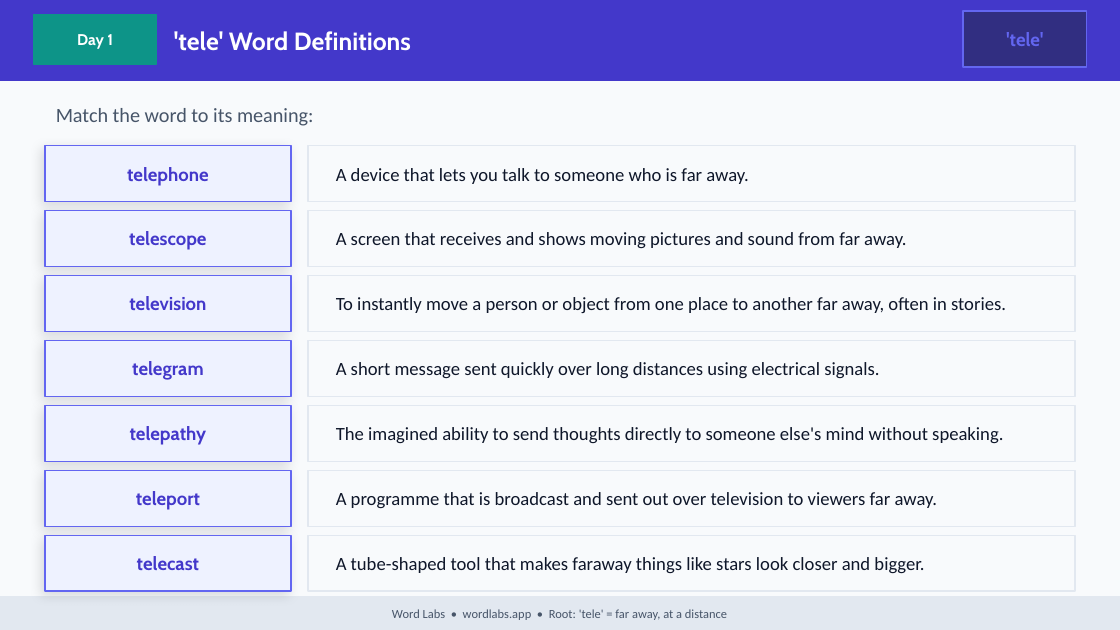
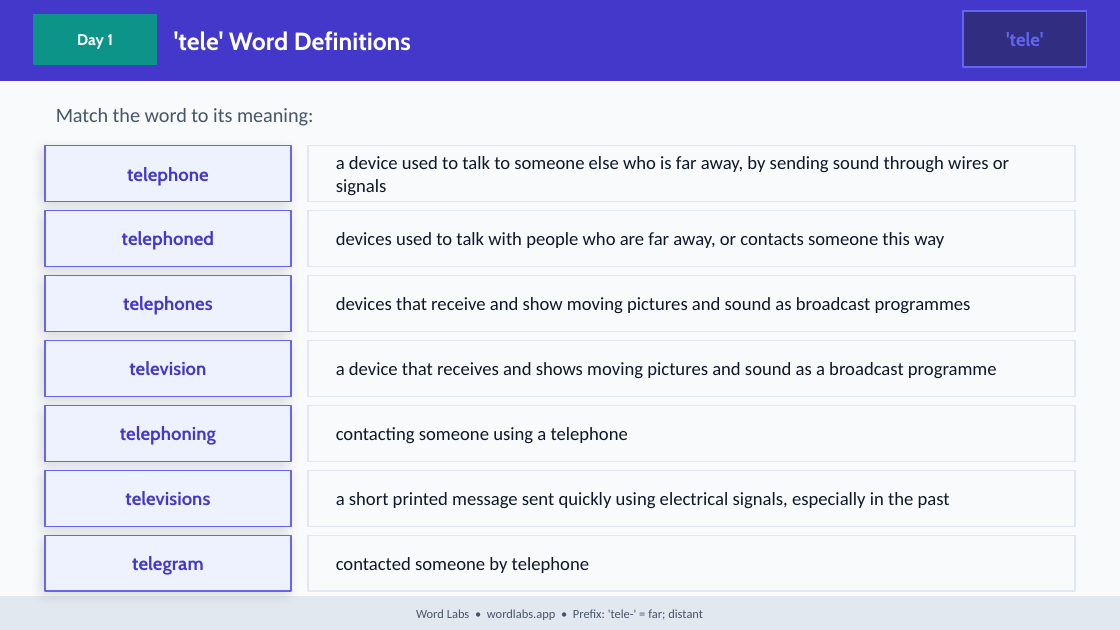
Before and after one commit to NickD135/morphology-builder, a slide deck: slide 8 of output/wordlabs-tele-3day.pptx. Drawn at 1120x630 pixels with LibreOffice and Linux fonts; fonts in the diff are those of the drawing. Boxes give left, top, right and bottom in pixels: in the first picture for what was removed or moved away, otherwise in the second. Text is boxed around its words. In the diff, an @@ line names an element or a change of style, - is before the commit and + after.

Commit message:
fix(deck-accuracy): type-override combining forms (tele/photo/chrono/horo as prefixes), skip non-morpheme 'remove'
tele(22)/photo(8)/chrono(6)/horo(3) were real prefixes mislisted as base decks — building them
as prefix content (keeping base filenames) generates them from existing words, zero new content.
remove=re+move is not a morpheme; skipped. 4 decks reclaimed free.

```diff
--- a/output/wordlabs-tele-3day.pptx
+++ b/output/wordlabs-tele-3day.pptx
@@ text at [336,156,1009,196]: text changed @@
-A device that lets you talk to someone who is far away.
+a device used to talk to someone else who is far away, by sending sound through wires or signals
@@ text at [122,231,214,250]: text changed @@
-telescope
+telephoned
@@ text at [336,232,944,248]: text changed @@
-A screen that receives and shows moving pictures and sound from far away.
+devices used to talk with people who are far away, or contacts someone this way
@@ text added at [123,296,213,315], 12 pt, text #4338CA, bold @@
+telephones
@@ text at [336,297,971,314]: text changed @@
-To instantly move a person or object from one place to another far away, often in stories.
+devices that receive and show moving pictures and sound as broadcast programmes
@@ text "television": place and size @@
-text "television" at [129,296,206,310]
+text "television" at [129,361,206,375]
@@ text removed at [132,361,203,380] @@
-telegram
@@ text at [336,362,997,379]: text changed @@
-A short message sent quickly over long distances using electrical signals.
+a device that receives and shows moving pictures and sound as a broadcast programme
@@ text at [120,426,216,445]: text changed @@
-telepathy
+telephoning
@@ text at [336,427,628,444]: text changed @@
-The imagined ability to send thoughts directly to someone else's mind without speaking.
+contacting someone using a telephone
@@ text at [125,491,210,505]: text changed @@
-teleport
+televisions
@@ text at [336,492,950,508]: text changed @@
-A programme that is broadcast and sent out over television to viewers far away.
+a short printed message sent quickly using electrical signals, especially in the past
@@ text at [132,556,203,575]: text changed @@
-telecast
+telegram
@@ text at [336,557,589,573]: text changed @@
-A tube-shaped tool that makes faraway things like stars look closer and bigger.
+contacted someone by telephone
@@ text at [416,609,703,620]: text changed @@
-Word Labs • wordlabs.app • Root: 'tele' = far away, at a distance
+Word Labs • wordlabs.app • Prefix: 'tele-' = far; distant
```
Also in this commit, not shown: 34 other slides changed, 6 other files.
